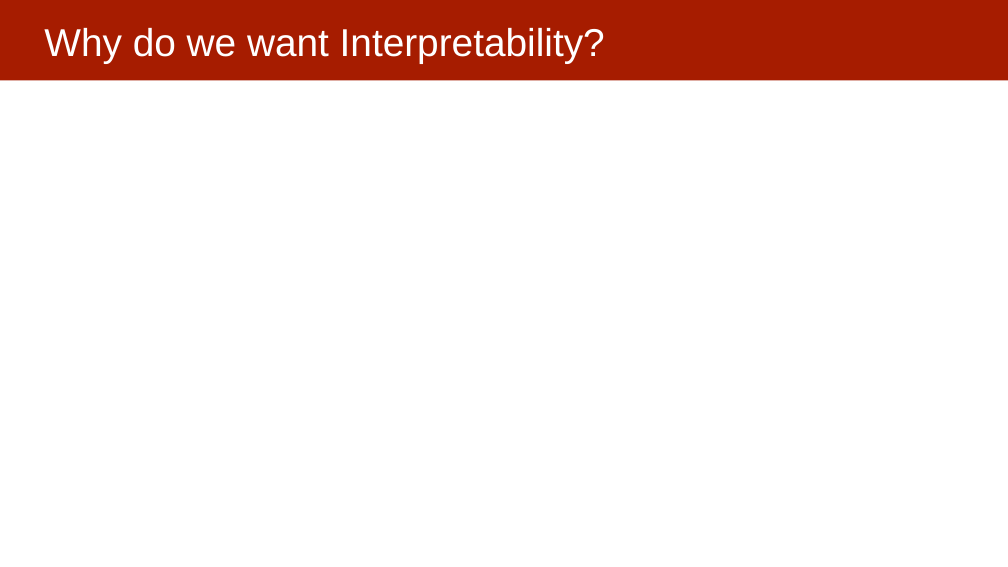
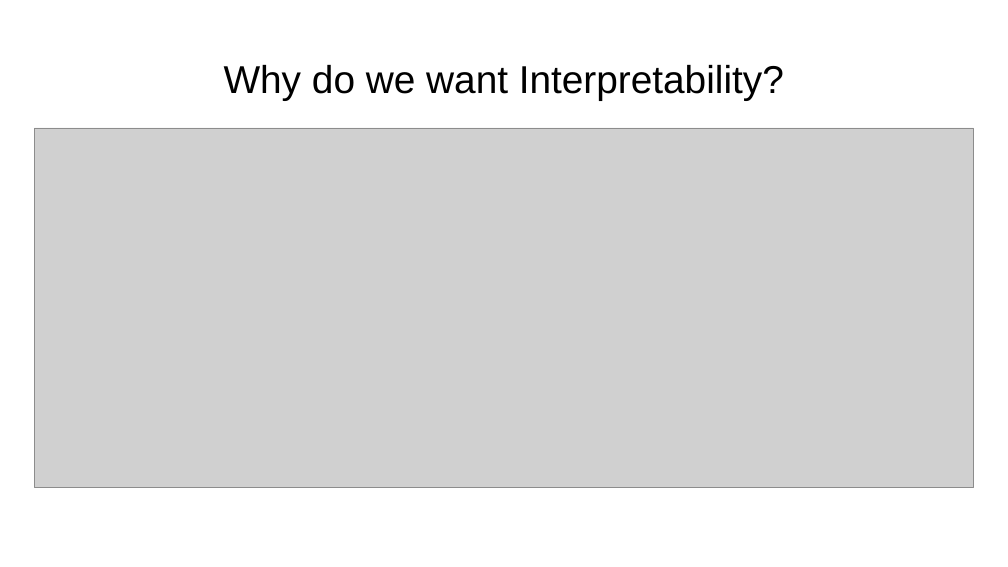
Before and after one commit to dssg/mlforpublicpolicylab, a slide deck: slide 9 of Lectures/16-interpretability-part-1.pptx (slide 7 before the commit). Drawn at 1008x567 pixels with LibreOffice and Linux fonts; fonts in the diff are those of the drawing; grey boxes stand for pictures. Boxes give left, top, right and bottom in pixels: in the first picture for what was removed or moved away, otherwise in the second. Text is boxed around its words. In the diff, an @@ line names an element or a change of style, - is before the commit and + after.

```diff
--- a/Lectures/16-interpretability-part-1.pptx
+++ b/Lectures/16-interpretability-part-1.pptx
@@ rectangle removed at bbox=[0, 0, 1008, 80] @@
@@ title "Why do we want Interpretability?": place and size @@
-title "Why do we want Interpretability?" at bbox=[44, 28, 605, 63]
+title "Why do we want Interpretability?" at bbox=[224, 65, 784, 100]
@@ title "Why do we want Interpretability?" at bbox=[224, 65, 784, 100]: text colour #FFFFFF to #000000; alignment left to centre; line spacing 1 to 0.9; vertical alignment top to middle @@
@@ picture added at bbox=[34, 128, 973, 488] @@
```
Also in this commit, not shown: 5 other slides changed, 3 slides added, 1 slide removed.
